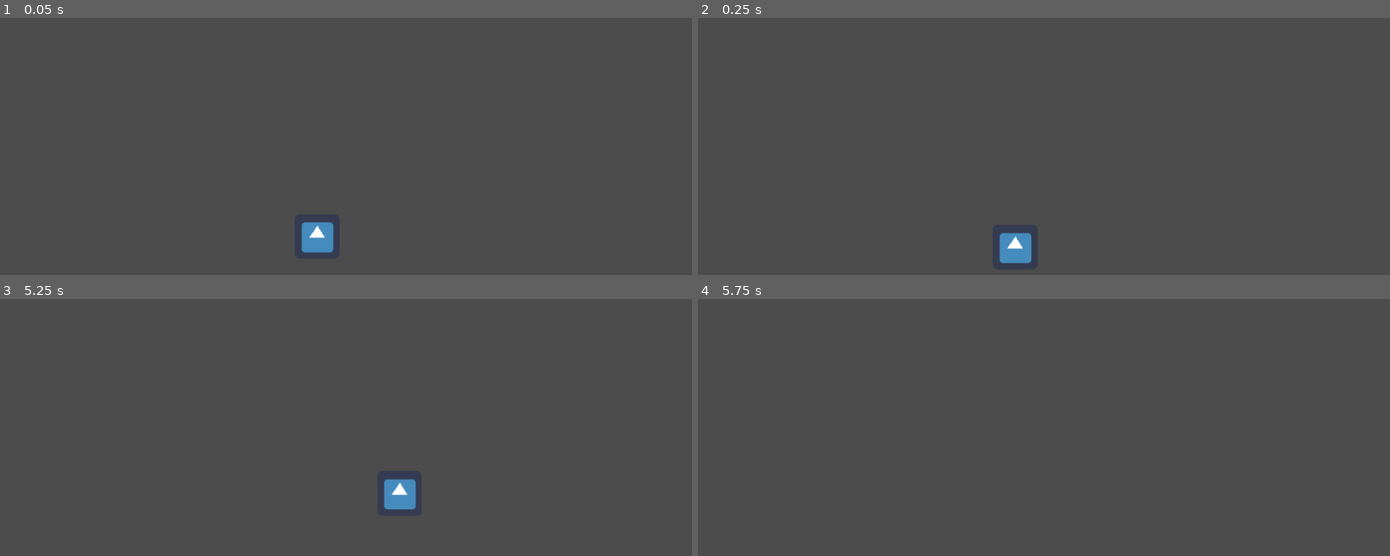
Above: before the commit, frames 1-4 (two rows, left to right).
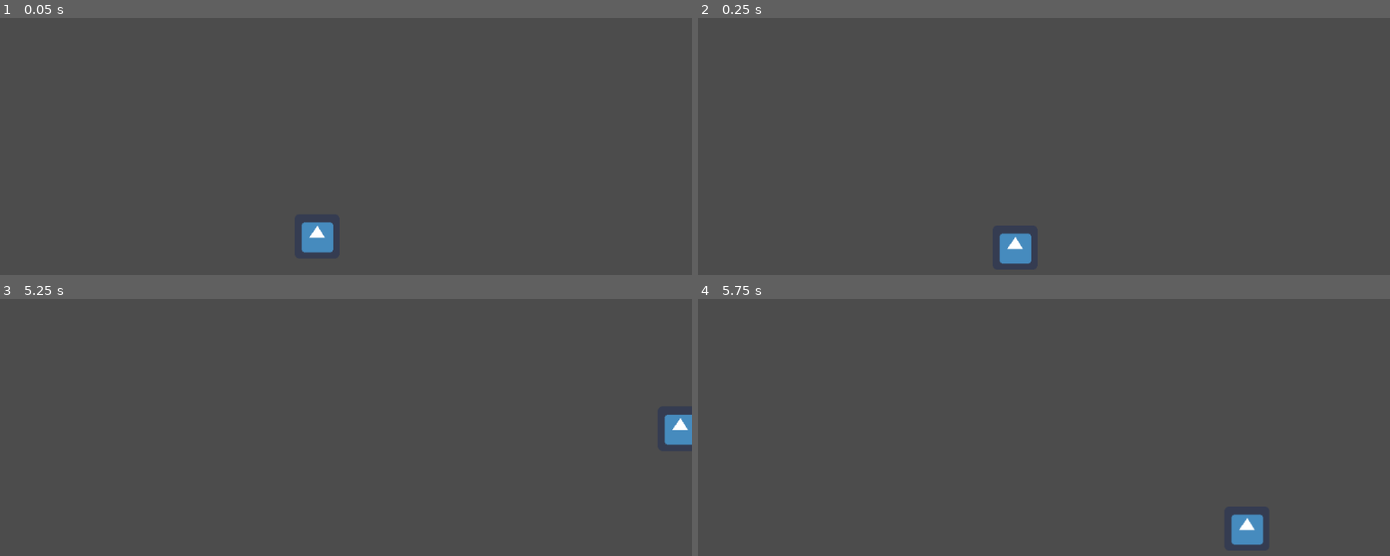
Above: after the commit, the same moments.

Repository: tischenkob/finite-state-machine
Game: Godot game, scene res://World.tscn
The game is run twice, just before and just after one commit, with the same random seed, the same clock (stepped at 60 frames per second) and the same inputs. The engine's default icon, where the game draws it, is replaced by a stand-in: a white triangle on a blue panel in a dark square.
Inputs:
- Up to frame 1 (0.05 s): no input
- Up to frame 2 (0.25 s): no input
- Up to frame 3 (5.25 s): tap Enter at 0.5, 5 s; hold Right (ui_right) 0.53-1.28 s; hold Shift (dash) 0.53-1.28 s; hold Left (ui_left) 1.28-2.03 s; tap Shift (dash) at 1.35, 2.85, 4.35 s; hold Right (ui_right) 2.03-2.78 s; hold Shift (dash) 2.03-2.78 s; hold Up (ui_up) 2.78-3.53 s; hold Shift (dash) 3.53-4.28 s; hold Left (ui_left) from 3.53 s (still down); tap Space at 4.25 s; hold Shift (dash) from 5.03 s (still down)
- Up to frame 4 (5.75 s): keep holding Left (ui_left); keep holding Shift (dash)

Frame 1 is identical in both runs. In frame 2, less than 0.1% of the frame differs, in the area x 43-49%, y 83-96%; in frame 3, 1.0%, in the area x 55-100%, y 45-82%; in frame 4, 0.6%.

Commit message:
added extra collision shapes

Diff:
--- a/World.tscn
+++ b/World.tscn
@@ -14,7 +14,8 @@
 extents = Vector2( 31.943, 31.762 )
 
 [sub_resource type="RectangleShape2D" id=2]
-extents = Vector2( 508.526, 30.1198 )
+resource_local_to_scene = true
+extents = Vector2( 1002, 30 )
 
 [node name="World" type="Node2D"]
 
@@ -44,6 +45,7 @@
 
 [node name="GravityPull" type="Node" parent="Player/PlayerStateMachine/ConstantState"]
 script = ExtResource( 6 )
+max_gravity_pull = 500
 
 [node name="OnGround" type="Node" parent="Player/PlayerStateMachine"]
 script = ExtResource( 5 )
@@ -61,9 +63,6 @@
 script = ExtResource( 4 )
 speed = 50
 
-[node name="Jump2" type="Node" parent="Player/PlayerStateMachine/InAir"]
-script = ExtResource( 7 )
-
 [node name="Action" type="Node" parent="Player/PlayerStateMachine/InAir"]
 script = ExtResource( 9 )
 
@@ -75,5 +74,17 @@
 
 [node name="CollisionShape2D" type="CollisionShape2D" parent="Ground"]
 shape = SubResource( 2 )
-[connection signal="action_performed" from="Player/PlayerStateMachine/OnGround/Jump" to="Player/PlayerStateMachine" method="_change_state"]
-[connection signal="action_performed" from="Player/PlayerStateMachine/InAir/Jump2" to="Player/PlayerStateMachine" method="_change_state"]
+
+[node name="CollisionShape2D4" type="CollisionShape2D" parent="Ground"]
+position = Vector2( -9.53601, -505.05 )
+shape = SubResource( 2 )
+
+[node name="CollisionShape2D2" type="CollisionShape2D" parent="Ground"]
+position = Vector2( -489.536, -132.05 )
+rotation = -1.83259
+shape = SubResource( 2 )
+
+[node name="CollisionShape2D3" type="CollisionShape2D" parent="Ground"]
+position = Vector2( 458.464, -39.0499 )
+rotation = -0.785397
+shape = SubResource( 2 )
